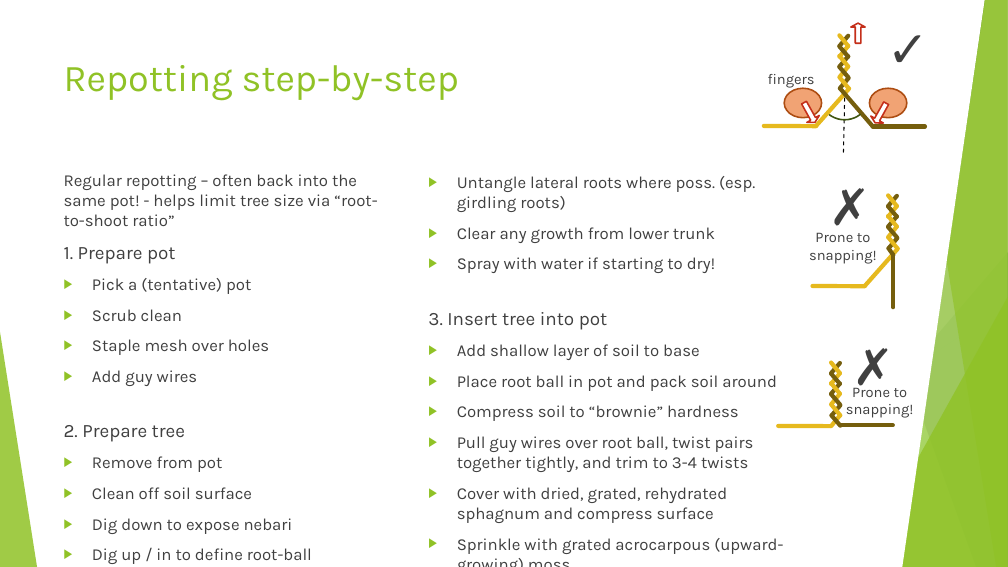
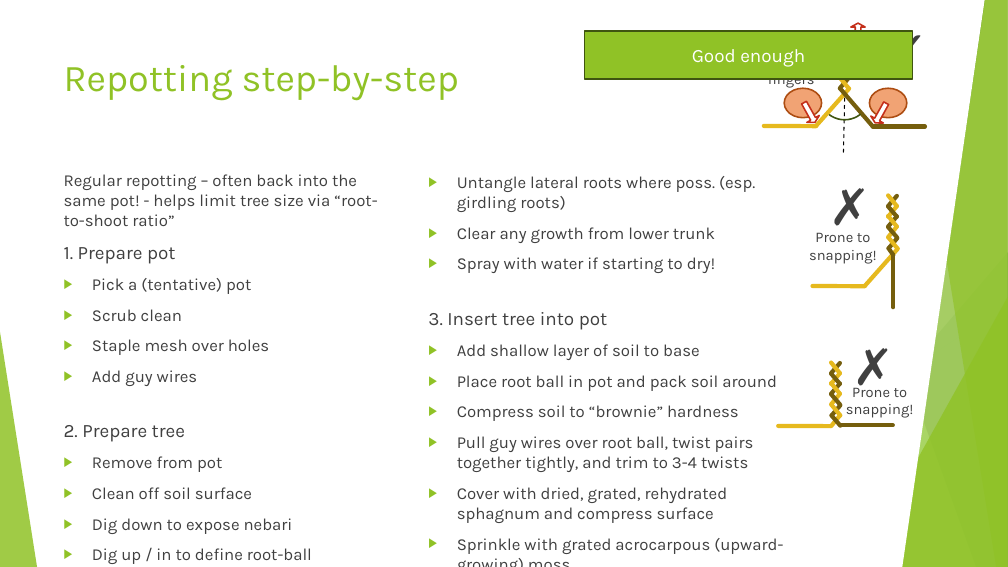
Before and after one commit to AlexLabram/Bonsai, a slide deck: slide 37 of Courseware/Bonsai On A Budget (running).pptx (slide 33 before the commit). Drawn at 1008x567 pixels with LibreOffice and Linux fonts; fonts in the diff are those of the drawing. Boxes give left, top, right and bottom in pixels: in the first picture for what was removed or moved away, otherwise in the second. Text is boxed around its words. In the diff, an @@ line names an element or a change of style, - is before the commit and + after.

```diff
--- a/Courseware/Bonsai On A Budget (running).pptx
+++ b/Courseware/Bonsai On A Budget (running).pptx
@@ rectangle added at [585, 31, 913, 79], fill #90C226, outline #3F5511 1.5 pt, 18 pt, text #FFFFFF @@
+Good enough
@@ group removed at [839, 36, 848, 77]: 8 lines @@
```
Also in this commit, not shown: 6 other slides changed, 3 slides added, 3 other files.
